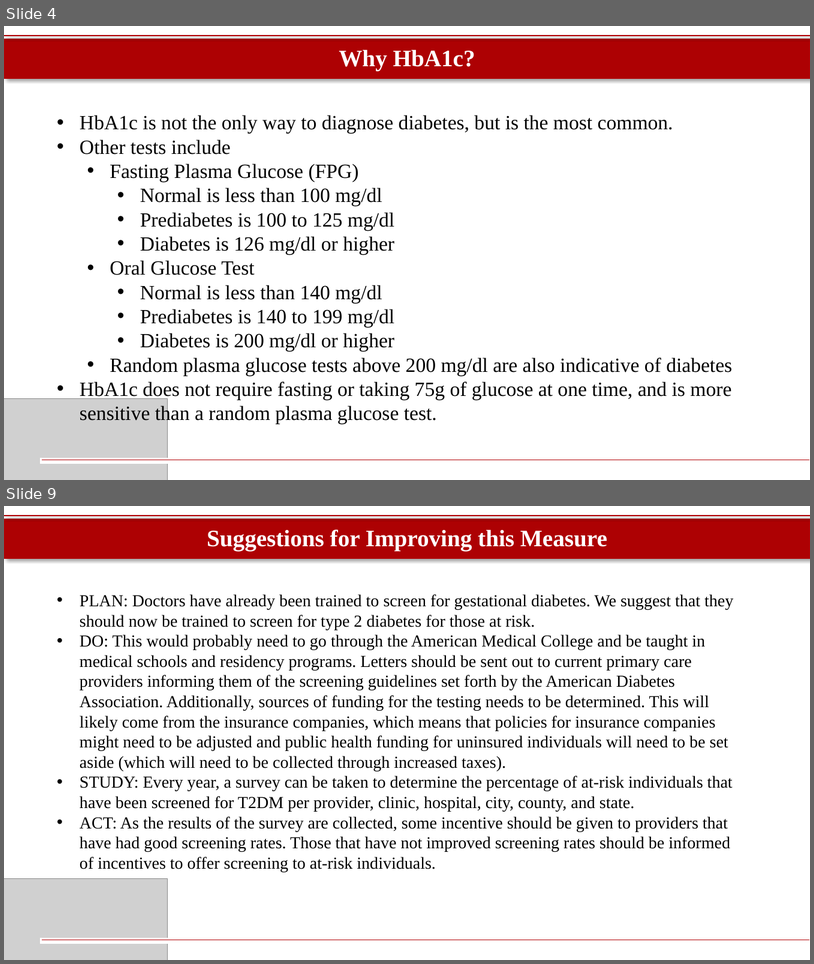
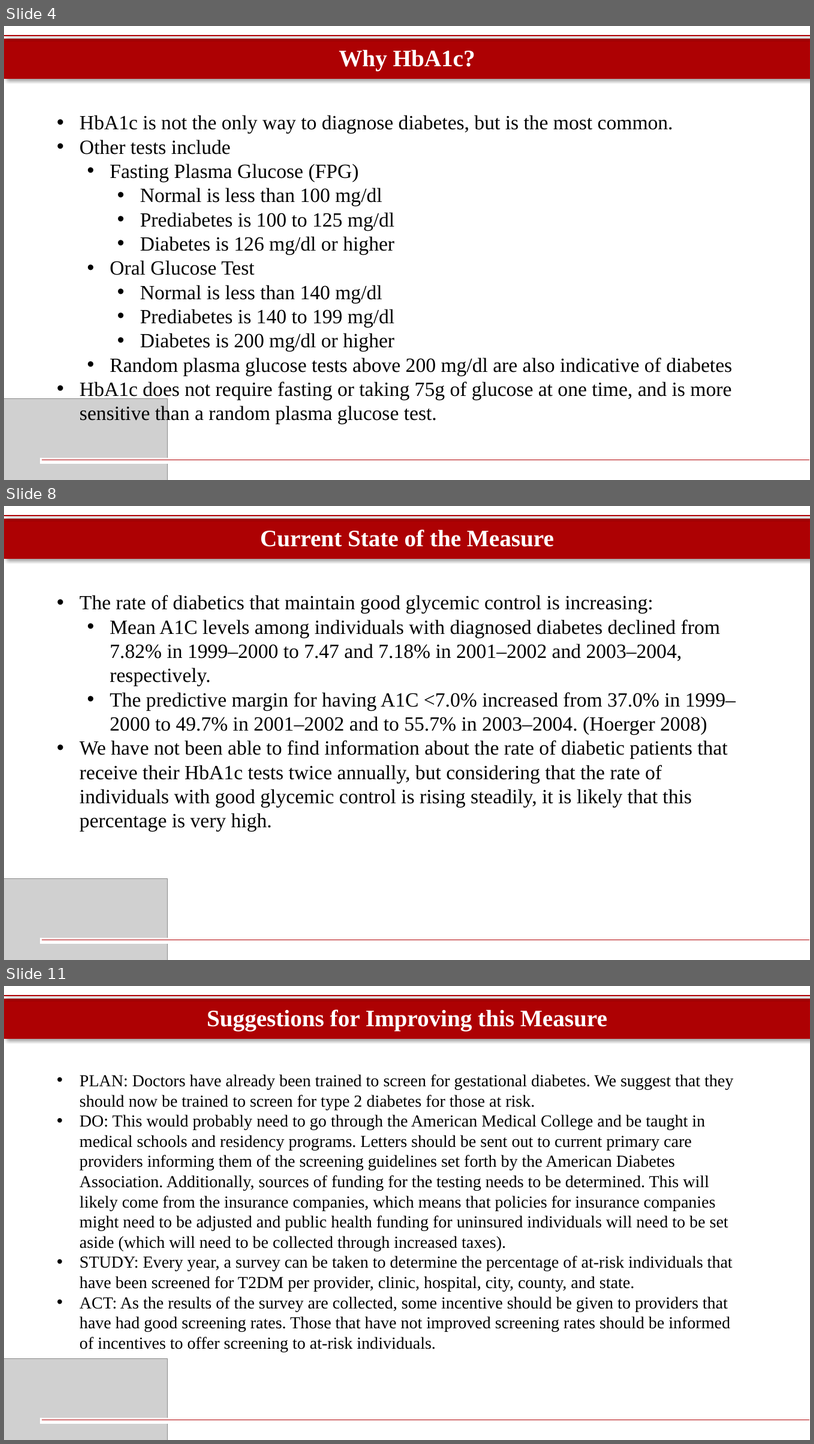
Before and after one commit to davidwsant/systems-modeling-DS, a slide deck: Donut Giveup Group 4 HbA1c Working Draft.pptx. Shown one above the other, each under a label of ours: slides 4 and 9 before the commit, slides 4, 8 and 11 after it; the slides between them are not shown. The pictures are 814x964 and 814x1444 pixels, drawn with LibreOffice and Linux fonts; fonts in the diff are those of the drawing; grey boxes stand for pictures. Boxes give left, top, right and bottom in pixels: in the first picture for what was removed or moved away, otherwise in the second. Text is boxed around its words. In the diff, an @@ line names an element or a change of style, - is before the commit and + after.

```diff
--- a/Donut Giveup Group 4 HbA1c Working Draft.pptx
+++ b/Donut Giveup Group 4 HbA1c Working Draft.pptx
@@ slide 8 added at (4,506,810,960), background #FFFFFF @@
@@ rectangle added at (4,519,810,558), fill #AD0103, outline #B20206 0.75 pt, 28 pt, text #FFFFFF, bold @@
+Current State of the Measure
@@ line added from (4, 516) to (810, 516), #B20206 1 pt @@
@@ text added at (80,595,736,831), 24 pt, text #000000 @@
+• The rate of diabetics that maintain good glycemic control is increasing:
+  • Mean A1C levels among individuals with diagnosed diabetes declined from 7.82% in 1999–2000 to 7.47 and 7.18% in 2001–2002 and 2003–2004, respectively.
+  • The predictive margin for having A1C <7.0% increased from 37.0% in 1999–2000 to 49.7% in 2001–2002 and to 55.7% in 2003–2004. (Hoerger 2008)
+• We have not been able to find information about the rate of diabetic patients that receive their HbA1c tests twice annually, but considering that the rate of individuals with good glycemic control is rising steadily, it is likely that this percentage is very high.
@@ picture added at (4,879,167,960) @@
@@ rectangle added at (40,938,189,943), fill #FFFFFF, outline #FFFFFF 1 pt @@
@@ line added from (42, 940) to (810, 940), #B20206 1 pt @@
@@ what was slide 9 is now slide 11 @@
```
Also in this commit, not shown: 5 slides changed, 1 other slide added, 3 other files.
